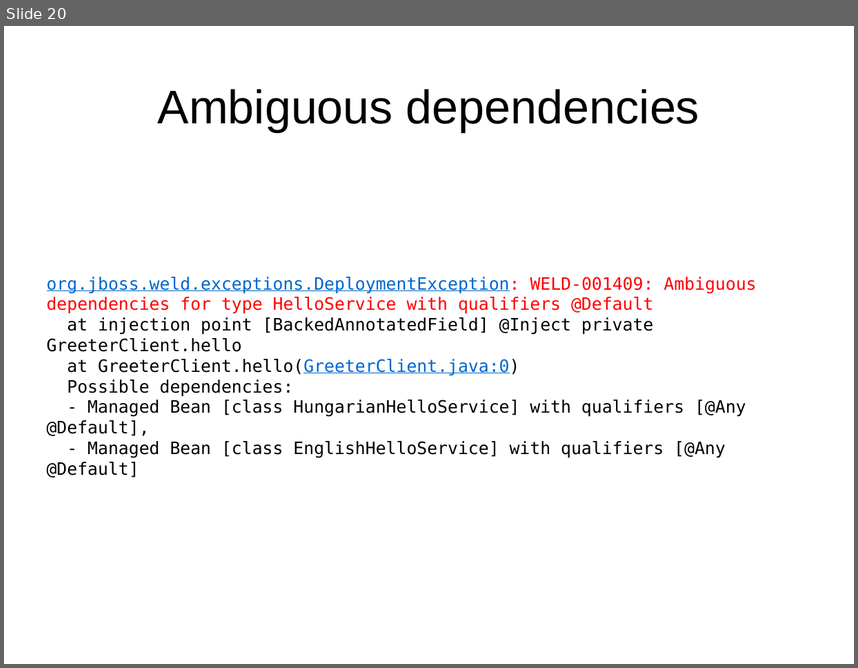
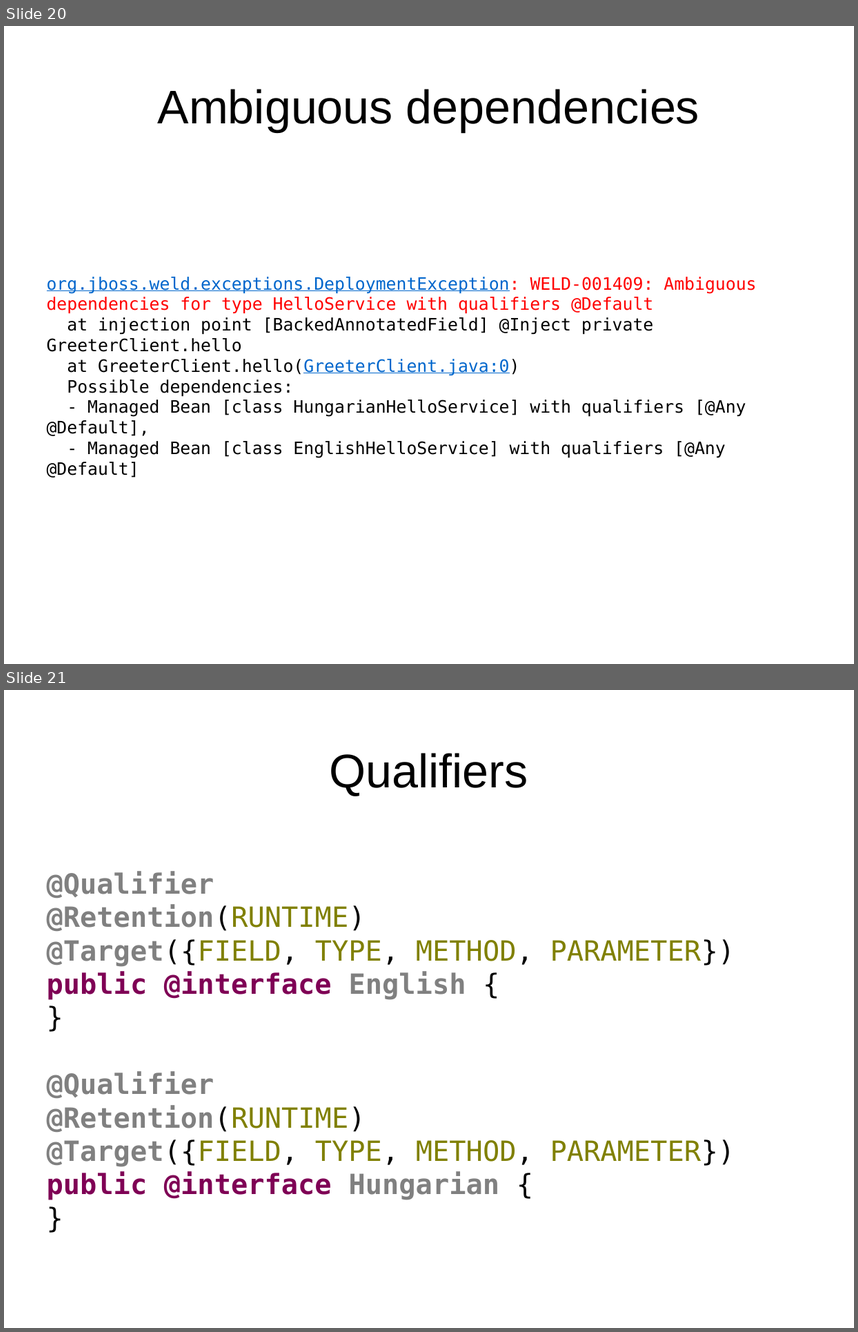
Before and after one commit to FrigoCoder/CDI, a slide deck: CDI.odp. Shown one above the other, each under a label of ours: slide 20 before the commit, slides 20 and 21 after it. The pictures are 858x668 and 858x1332 pixels, drawn with LibreOffice and Linux fonts; fonts in the diff are those of the drawing. Boxes give left, top, right and bottom in pixels: in the first picture for what was removed or moved away, otherwise in the second. Text is boxed around its words. In the diff, an @@ line names an element or a change of style, - is before the commit and + after.

Commit message:
Qualifiers with members.

```diff
--- a/CDI.odp
+++ b/CDI.odp
@@ slide 21 added at (x1=4, y1=690, x2=854, y2=1328), background #FFFFFF @@
@@ title added at (x1=330, y1=753, x2=528, y2=796), 44 pt, text #000000 @@
+Qualifiers
@@ text added at (x1=47, y1=871, x2=735, y2=1200), 26 pt, text #808080, bold @@
+@Qualifier
+@Retention(RUNTIME)
+@Target({FIELD, TYPE, METHOD, PARAMETER})
+public @interface English {
+}
+@Qualifier
+@Retention(RUNTIME)
+@Target({FIELD, TYPE, METHOD, PARAMETER})
+public @interface Hungarian {
+}
```
Also in this commit, not shown: 2 slides changed, 5 other slides added, 8 other files.
